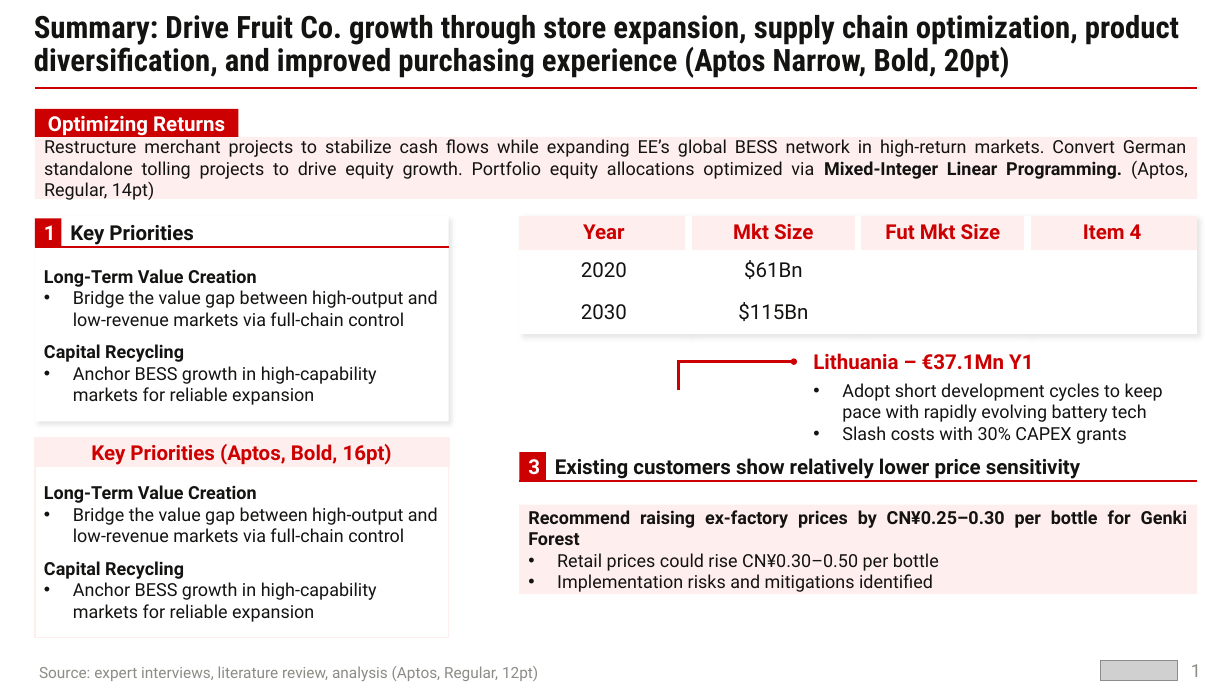
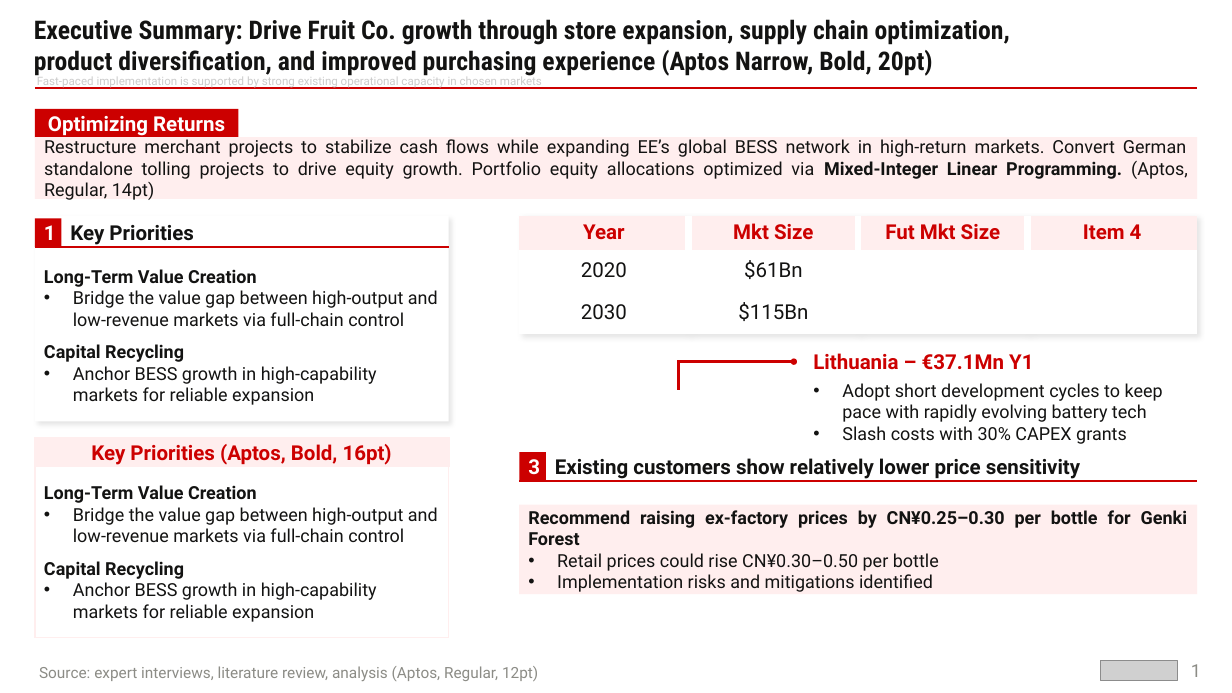
Before and after one commit to mrtsels/Bainsight, a slide deck: slide 1 of Drafts/Design Draft.pptx. Drawn at 1232x693 pixels with LibreOffice and Linux fonts; fonts in the diff are those of the drawing; grey boxes stand for pictures. Boxes give left, top, right and bottom in pixels: in the first picture for what was removed or moved away, otherwise in the second. Text is boxed around its words. In the diff, an @@ line names an element or a change of style, - is before the commit and + after.

```diff
--- a/Drafts/Design Draft.pptx
+++ b/Drafts/Design Draft.pptx
@@ text at [34,19,1010,76]: text changed; size 24 to 20 pt @@
-Summary: Drive Fruit Co. growth through store expansion, supply chain optimization, product diversification, and improved purchasing experience (Aptos Narrow, Bold, 20pt)
+Executive Summary: Drive Fruit Co. growth through store expansion, supply chain optimization, product diversification, and improved purchasing experience (Aptos Narrow, Bold, 20pt)
@@ text added at [37,74,542,88], 9 pt, text #CCCCCC @@
+Fast-paced implementation is supported by strong existing operational capacity in chosen markets
```
Also in this commit, not shown: 4 other slides changed, 1 slide added, 5 other files.
